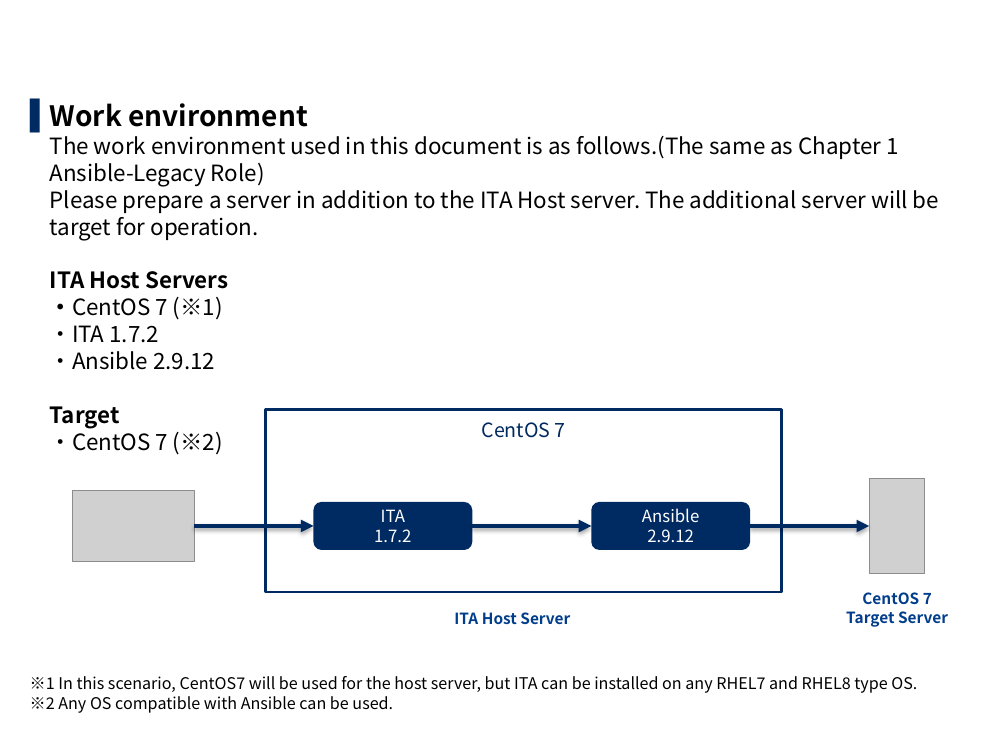
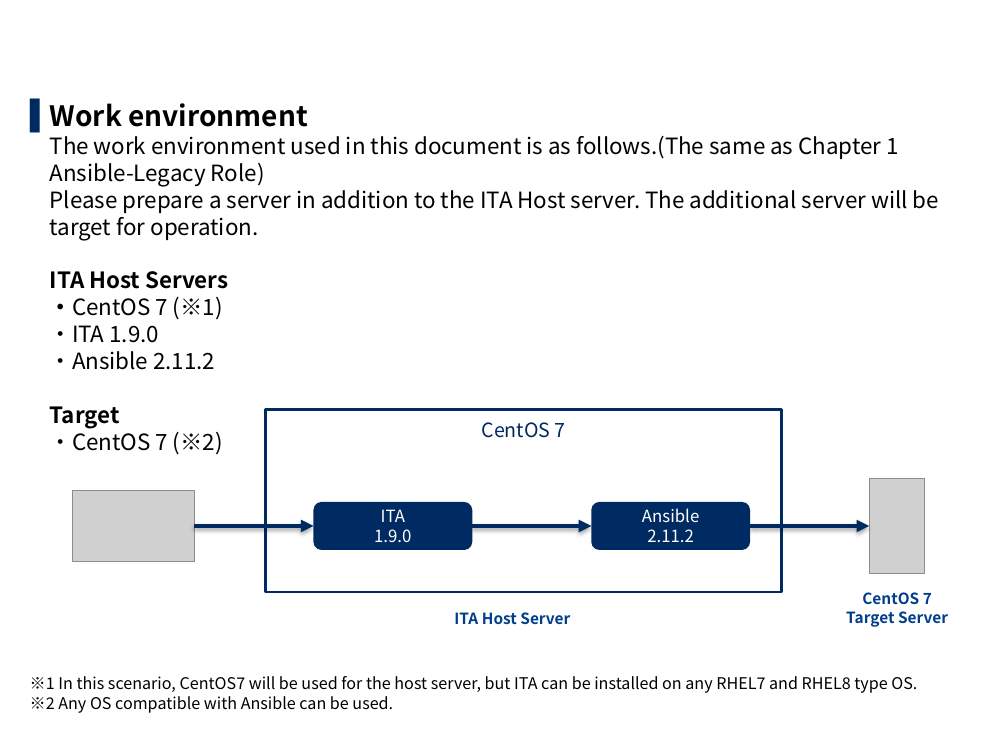
Before and after one commit to exastro-suite/it-automation-docs, a slide deck: slide 26 of asset/Learn/ITA-Ansible-Driver_en_practice.pptx. Drawn at 1008x756 pixels with LibreOffice and Linux fonts; fonts in the diff are those of the drawing; grey boxes stand for pictures; background and template pictures are left out. Boxes give left, top, right and bottom in pixels: in the first picture for what was removed or moved away, otherwise in the second. Text is boxed around its words. In the diff, an @@ line names an element or a change of style, - is before the commit and + after.

```diff
--- a/asset/Learn/ITA-Ansible-Driver_en_practice.pptx
+++ b/asset/Learn/ITA-Ansible-Driver_en_practice.pptx
@@ text at bbox=[50, 103, 939, 455]: text changed @@
-▌ Work environment
-  The work environment used in this document is as follows.(The same as Chapter 1 Ansible-Legacy Role)
-  Please prepare a server in addition to the ITA Host server. The additional server will be target for operation.
-  ITA Host Servers
-  ・CentOS 7 (※1)
-  ・ITA 1.7.2
-  ・Ansible 2.9.12
-  Target
-  ・CentOS 7 (※2)
+▌ Work environment
+  The work environment used in this document is as follows.(The same as Chapter 1 Ansible-Legacy Role)
+  Please prepare a server in addition to the ITA Host server. The additional server will be target for operation.
+  ITA Host Servers
+  ・CentOS 7 (※1)
+  ・ITA 1.9.0
+  ・Ansible 2.11.2
+  Target
+  ・CentOS 7 (※2)
@@ text in rounded rectangle at bbox=[374, 529, 411, 542]: text changed @@
-1.7.2
+1.9.0
@@ text in rounded rectangle at bbox=[647, 529, 694, 542]: text changed @@
-2.9.12
+2.11.2
```
Also in this commit, not shown: 53 other slides changed, 3 slides added, 1 slide removed, 11 other files.
